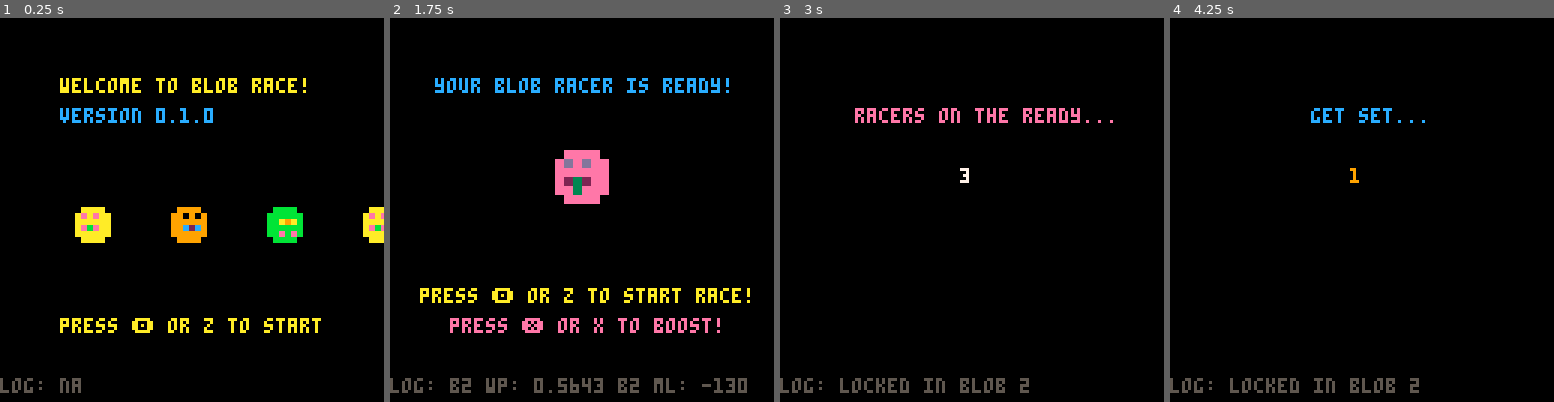
Above: before the commit, frames 1-4 (left to right).
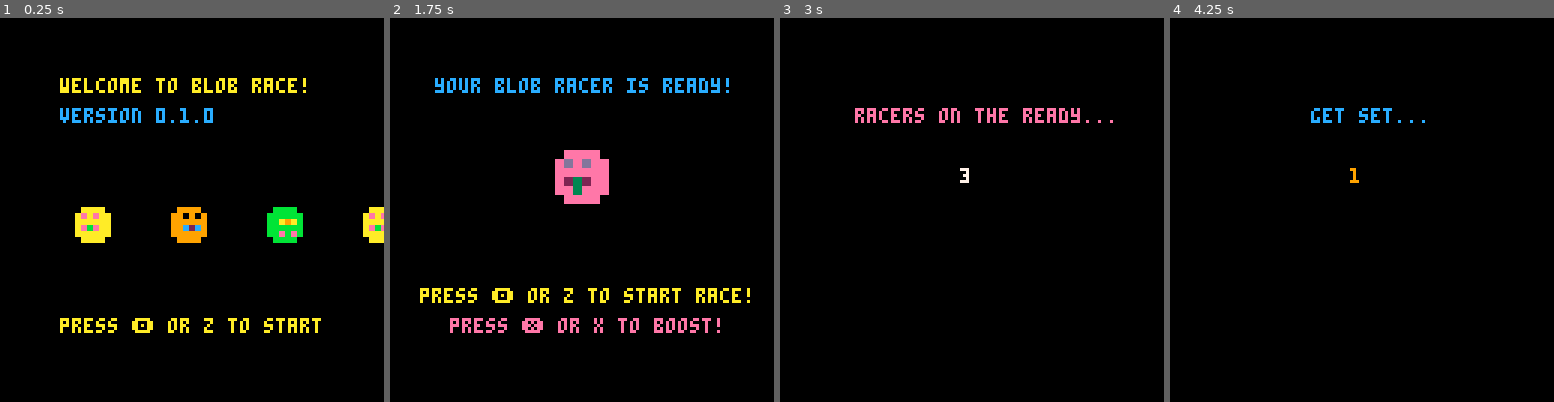
Above: after the commit, the same moments.

Repository: geopet/formula-blob
Game: PICO-8 cartridge blob_race.p8
The game is run twice, just before and just after one commit, with the same random seed, the same clock (stepped at 60 frames per second) and the same inputs.
Inputs:
- Up to frame 1 (0.25 s): no input
- Up to frame 2 (1.75 s): tap X (X key) at 0.33, 1.07 s; tap O (Z key) at 0.7, 1.7 s; hold Right from 1.6 s (still down)
- Up to frame 3 (3 s): tap X (X key) at 1.85, 2.97 s; release Right at 2.1 s; tap O (Z key) at 2.1, 2.5, 2.9 s; hold Right from 2.47 s (still down)
- Up to frame 4 (4.25 s): release Right at 3.03 s; hold Left 3.08-3.58 s; tap O (Z key) at 3.3, 3.7, 4.1 s; hold Right from 4.02 s (still down); tap X (X key) at 4.08 s

The runs differ from the first frame. In frame 1, 0.3% of the frame differs, in the area x 0-22%, y 93-98%; in frame 2, 1.3%, in the area x 0-93%, y 93-98%; in frame 3, 0.9%; in frame 4, 0.9%.

Commit message:
refactor(logging): turn logging off
This commit sets logging off by default.

Diff:
--- a/blob_race.p8
+++ b/blob_race.p8
@@ -8,7 +8,7 @@
     -- initalize things here
 
     -- logging variables
-    logging = true
+    logging = false
     log_msg = ""
 
     -- game state variable
